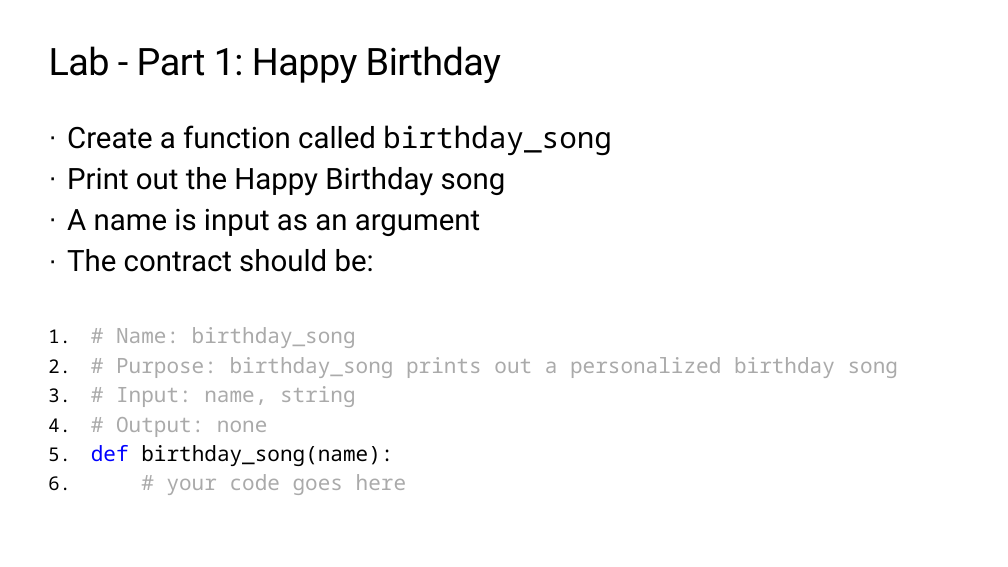
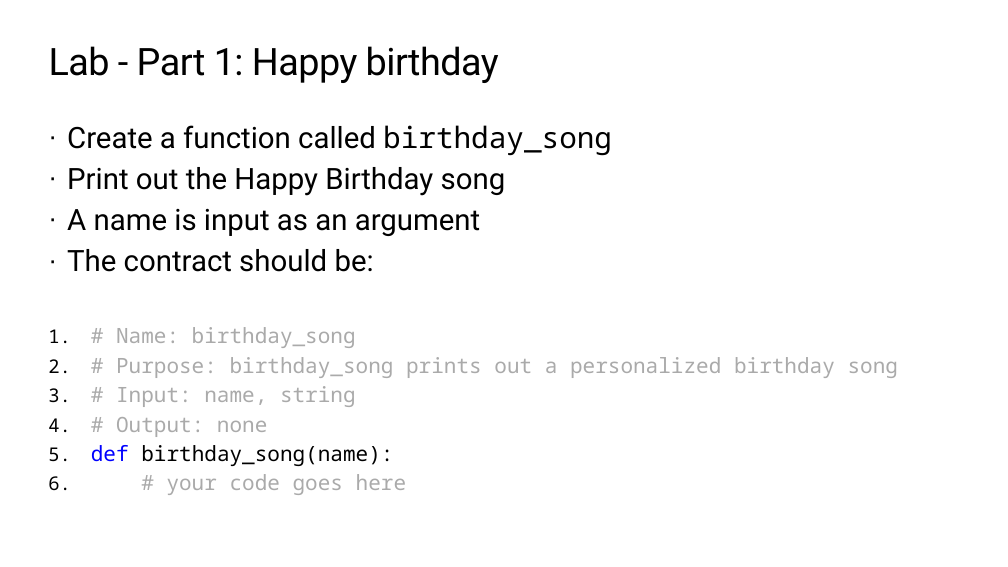
Before and after one commit to TEALSK12/2nd-semester-introduction-to-computer-science, a slide deck: slide 16 of units/3_unit/slidedecks/Intro Python 3.02 TEALS.pptx. Drawn at 1008x567 pixels with LibreOffice and Linux fonts; fonts in the diff are those of the drawing; background and template pictures are left out. Boxes give left, top, right and bottom in pixels: in the first picture for what was removed or moved away, otherwise in the second. Text is boxed around its words. In the diff, an @@ line names an element or a change of style, - is before the commit and + after.

```diff
--- a/units/3_unit/slidedecks/Intro Python 3.02 TEALS.pptx
+++ b/units/3_unit/slidedecks/Intro Python 3.02 TEALS.pptx
@@ title at (49, 46, 499, 83): text changed @@
-Lab - Part 1: Happy Birthday
+Lab - Part 1: Happy birthday
```
Also in this commit, not shown: 14 other slides changed.
